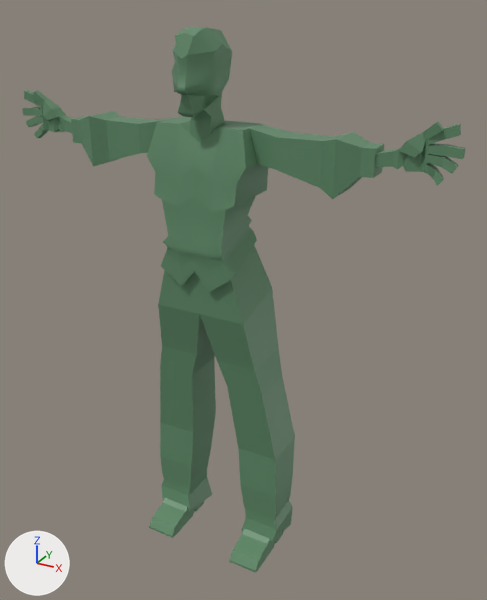
What one commit did to the FBX model Unit 4 Verticle Slice/Assets/Meshes/Human.fbx.
Both versions are drawn from a 50 mm camera at (3.44, -5.71, 6.0) aimed at (0.24, 0.11, 3.09). Lighting does not change. The marker at lower left points along +X, +Y and +Z. Where no turn or scale is listed for an object, it has been applied to the vertices.
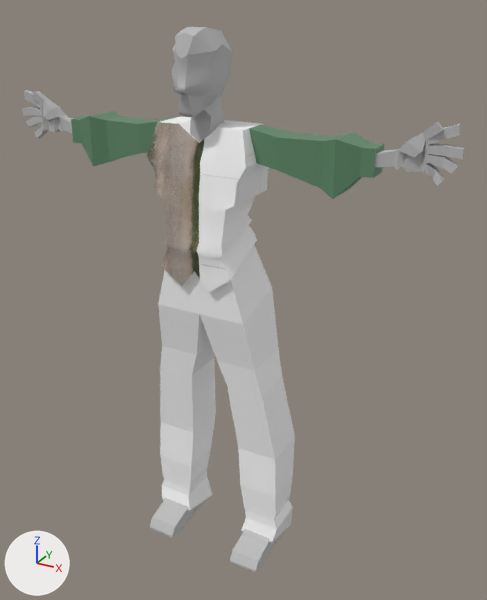
Changed parts and their boxes (x1, y1, x2, y2) in the pictures (487 x 600 px):
'Legs', recoloured (green to grey)
    both: (158, 245, 295, 542)
'Torso', recoloured, surface changed (green to white)
    both: (147, 117, 269, 292)
'Head', recoloured (green to grey)
    both: (171, 27, 232, 117)
'Foot_L', recoloured (green to grey)
    both: (230, 529, 284, 573)
'Foot_R', recoloured (green to grey)
    both: (149, 498, 205, 538)
'Neck', recoloured (green to grey)
    both: (190, 92, 225, 142)
'pCube6', recoloured, moved (green to grey)
    both: (398, 122, 443, 158)
'pCube3', recoloured (green to grey)
    both: (426, 144, 465, 159)
'pCube6.001', recoloured (green to grey)
    both: (32, 91, 62, 120)
'pCube4', recoloured (green to grey)
    both: (425, 154, 459, 174)
'pCube2', recoloured (green to grey)
    both: (427, 124, 461, 146)
'pCube5', recoloured (green to grey)
    both: (424, 163, 444, 186)
'pCube3.001', recoloured (green to grey)
    both: (22, 107, 42, 116)
'pCube4.001', recoloured
    both: (26, 116, 43, 127)
'pCube2.001', recoloured
    both: (24, 90, 42, 110)
'pCube5.001', recoloured
    both: (34, 124, 49, 138)
part 1 of me_mesh_009, recoloured (green to grey)
    both: (41, 105, 73, 133)
part 3 of me_mesh_003, recoloured (green to grey)
    both: (375, 139, 428, 172)

Patch to the scene script:
```diff
--- a/Unit 4 Verticle Slice/Assets/Meshes/Human.fbx.py
+++ b/Unit 4 Verticle Slice/Assets/Meshes/Human.fbx.py
@@ me_mesh_015 @@
 me_mesh_015.from_pydata(...)  # 76 vertices, 74 faces; spans x -0.82..0.82, y -0.4..0.4, z -1.95..1.8
-me_mesh_015.materials.append(mat_lambert1)  # green #5f8a68
+me_mesh_015.materials.append(mat_blinn9)  # white #ffffff
@@ me_mesh_004 @@
 me_mesh_004.from_pydata(...)  # 16 vertices, 14 faces; spans x 25.8..50.0, y 7.5..26.4, z 7.0..17.8
-me_mesh_004.materials.append(mat_lambert1)  # green #5f8a68
+me_mesh_004.materials.append(mat_blinn10)  # grey #bcbcbc
@@ me_mesh_002 @@
 me_mesh_002.from_pydata(...)  # 94 vertices, 92 faces; spans x -0.244..0.231, y -0.606..0.043, z 5.069..5.816
-me_mesh_002.materials.append(mat_lambert1)  # green #5f8a68
+me_mesh_002.materials.append(mat_blinn10)  # grey #bcbcbc
@@ me_mesh @@
 me_mesh.from_pydata(...)  # 102 vertices, 102 faces; spans x -55.0..55.0, y -80.0..80.0, z -37.0..37.0
 # used by ob_torso; parent = ob_human; location = (0.0, 417.4, 14.59)
-me_mesh.materials.append(mat_lambert1)  # green #5f8a68
+# me_mesh part 2: texture (UV) coordinates of 102 of 102 faces, centred in x -51.0..51.0, y -63.0..79.0, z -36.0..35.0, changed; they spanned u 0.12..0.62, v 0.0..1.0 and now span u 0.0..0.95, v 0.0..1.0
+me_mesh.materials.append(mat_blinn8)  # picture img_dirtroad_tga
@@ me_mesh_007 @@
 me_mesh_007.from_pydata(...)  # 16 vertices, 14 faces; spans x 34.2..50.0, y 1.8..18.7, z 6.9..17.8
-me_mesh_007.materials.append(mat_lambert1)  # green #5f8a68
+me_mesh_007.materials.append(mat_blinn10)  # grey #bcbcbc
@@ me_mesh_017 @@
 me_mesh_017.from_pydata(...)  # 32 vertices, 30 faces; spans x 0.139..0.482, y -0.22..0.571, z -0.5..-0.164
-me_mesh_017.materials.append(mat_lambert1)  # green #5f8a68
+me_mesh_017.materials.append(mat_blinn11)  # grey #bcbcbc
@@ me_mesh_010 @@
 me_mesh_010.from_pydata(...)  # 16 vertices, 14 faces; spans x 0.258..0.5, y -0.178..-0.07, z 0.075..0.264
-me_mesh_010.materials.append(mat_lambert1)  # green #5f8a68
+me_mesh_010.materials.append(mat_blinn10)  # grey #bcbcbc
@@ me_mesh_003 @@
 me_mesh_003.from_pydata(...)  # 52 vertices, 49 faces; spans x -159.0..3.0, y -6.0..57.0, z -23.0..18.0
 # used by ob_arm_l; parent = ob_torso; location = (50.0, 32.67, -4.788); rotation_euler = (-3.142, 0.0, 0.0), in degrees (-180, 0, 0); scale = (-1.0, -1.0, -1.0)
+# me_mesh_003 part 3: all 25 faces centred in x -159.0..-124.0, y 23.0..55.0, z -6.0..7.0 switch from mat_lambert1 (green #5f8a68) to mat_blinn10 (grey #bcbcbc)
@@ me_mesh_011 @@
 me_mesh_011.from_pydata(...)  # 16 vertices, 14 faces; spans x 0.21..0.5, y -0.178..-0.065, z 0.106..0.196
-me_mesh_011.materials.append(mat_lambert1)  # green #5f8a68
+me_mesh_011.materials.append(mat_blinn10)  # grey #bcbcbc
@@ me_mesh_012 @@
 me_mesh_012.from_pydata(...)  # 16 vertices, 14 faces; spans x 0.242..0.5, y -0.185..-0.066, z 0.058..0.188
-me_mesh_012.materials.append(mat_lambert1)  # green #5f8a68
+me_mesh_012.materials.append(mat_blinn10)  # grey #bcbcbc
@@ me_mesh_014 @@
 me_mesh_014.from_pydata(...)  # 16 vertices, 14 faces; spans x 0.179..0.519, y -0.178..-0.051, z 0.121..0.412
-me_mesh_014.materials.append(mat_lambert1)  # green #5f8a68
+me_mesh_014.materials.append(mat_blinn10)  # grey #bcbcbc
@@ me_mesh_005 @@
 me_mesh_005.from_pydata(...)  # 16 vertices, 14 faces; spans x 21.0..50.0, y 10.6..19.6, z 6.5..17.8
-me_mesh_005.materials.append(mat_lambert1)  # green #5f8a68
+me_mesh_005.materials.append(mat_blinn10)  # grey #bcbcbc
@@ me_mesh_008 @@
 me_mesh_008.from_pydata(...)  # 16 vertices, 14 faces; spans x 17.9..51.9, y 12.1..41.2, z 5.1..17.8
-me_mesh_008.materials.append(mat_lambert1)  # green #5f8a68
+me_mesh_008.materials.append(mat_blinn10)  # grey #bcbcbc
@@ me_mesh_009 @@
 me_mesh_009.from_pydata(...)  # 52 vertices, 49 faces; spans x -159.0..3.0, y -6.0..57.0, z -23.0..18.0
 # used by ob_arm_r; parent = ob_torso; location = (-50.0, 32.67, -4.788)
+# me_mesh_009 part 1: all 25 faces centred in x -159.0..-124.0, y 23.0..55.0, z -6.0..7.0 switch from mat_lambert1 (green #5f8a68) to mat_blinn10 (grey #bcbcbc)
@@ me_mesh_013 @@
 me_mesh_013.from_pydata(...)  # 16 vertices, 14 faces; spans x 0.342..0.5, y -0.178..-0.069, z 0.018..0.187
-me_mesh_013.materials.append(mat_lambert1)  # green #5f8a68
+me_mesh_013.materials.append(mat_blinn10)  # grey #bcbcbc
@@ me_mesh_016 @@
 me_mesh_016.from_pydata(...)  # 32 vertices, 30 faces; spans x 0.139..0.482, y -0.22..0.571, z -0.5..-0.164
-me_mesh_016.materials.append(mat_lambert1)  # green #5f8a68
+me_mesh_016.materials.append(mat_blinn11)  # grey #bcbcbc
@@ me_mesh_006 @@
 me_mesh_006.from_pydata(...)  # 16 vertices, 14 faces; spans x 24.2..50.0, y 5.8..18.8, z 6.6..18.5
-me_mesh_006.materials.append(mat_lambert1)  # green #5f8a68
+me_mesh_006.materials.append(mat_blinn10)  # grey #bcbcbc
@@ me_mesh_001 @@
 me_mesh_001.from_pydata(...)  # 24 vertices, 22 faces; spans x -0.123..0.134, y -0.377..-0.024, z 4.792..5.317
-me_mesh_001.materials.append(mat_lambert1)  # green #5f8a68
+me_mesh_001.materials.append(mat_blinn10)  # grey #bcbcbc
@@ ob_pcube6 @@
 ob_pcube6 = bpy.data.objects.new('pCube6', me_mesh_008)
-ob_pcube6.parent = ob_fingers_l
+ob_pcube6.parent = ob_arm_l
 ob_pcube6.location = (-237.9, 473.3, 1.917)
```
